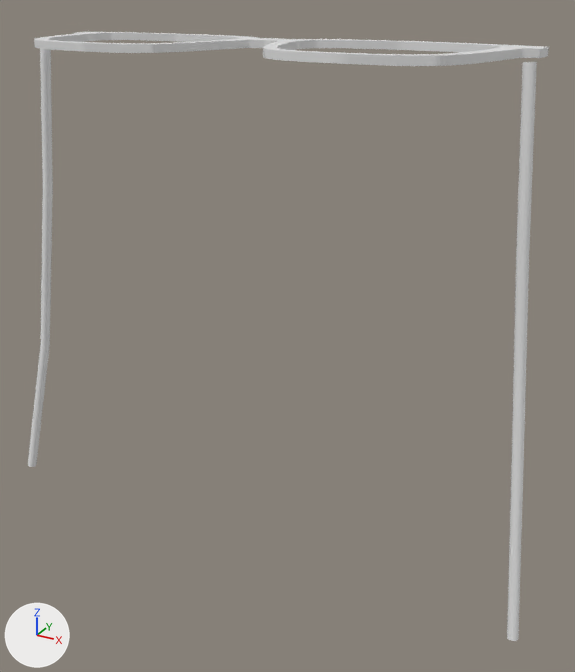
Two versions of the Blender file tools/frame-generator/output/modelo-001/armazon-frente-generado.blend, one commit apart.
The view is the same before and after, from a 50 mm camera at (0.111, -0.183, 0.014) aimed at (0.009, 0.003, -0.079). The axes (+X, +Y, +Z) are drawn at lower left. The lights are the same throughout. The older version comes first.

The first picture shows 'FrenteArmazon', 'PatillaDerecha', 'PatillaIzquierda'.
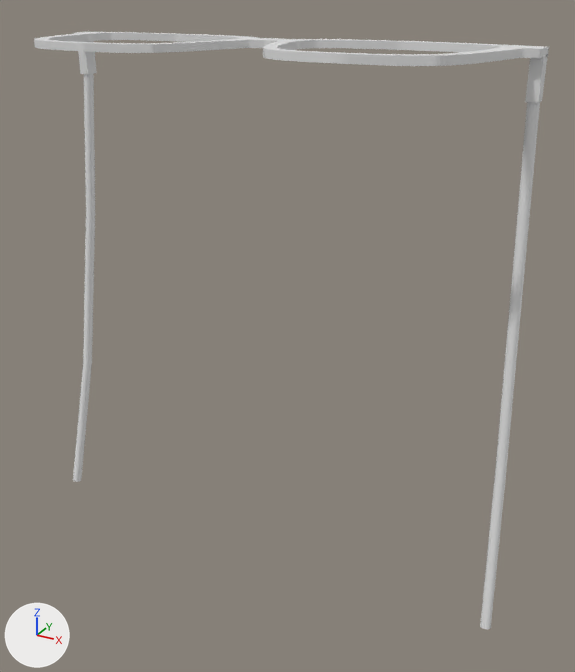
Boxes (x1, y1, x2, y2) around the edits, measured in the pictures (575 x 672 px):
```json
{"object": "PatillaDerecha", "change": "reshaped, moved", "before": [507, 62, 537, 641], "after": [480, 102, 540, 629], "on screen": "97% wider, 9% shorter"}
{"object": "FrenteArmazon", "change": "reshaped", "before": [34, 32, 549, 66], "after": [34, 32, 549, 103], "on screen": "106% taller"}
{"object": "PatillaIzquierda", "change": "reshaped, moved", "before": [28, 49, 53, 467], "after": [73, 74, 95, 482], "on screen": "12% narrower"}
{"part": 1, "of": "me_geometriafrente", "change": "added", "after": [78, 41, 97, 74]}
{"part": 2, "of": "me_geometriafrente", "change": "added", "after": [525, 54, 548, 103]}
```

Edits to the scene script, one JSON object a line:
```json
{"block": "me_geometriafrente", "where": "# used by ob_frentearmazon; location = (0.0, 0.0, 0.0)"}
{"op": "remove", "block": "me_geometriafrente", "code": "me_geometriafrente.from_pydata(...)  # 10356 vertices, 7771 faces; spans x -0.07..0.0699, y -0.0232..0.0233, z -0.001..0.001"}
{"op": "add", "block": "me_geometriafrente", "code": "me_geometriafrente.from_pydata(...)  # 10372 vertices, 7783 faces; spans x -0.07..0.0699, y -0.0232..0.0233, z -0.011..0.001"}
{"block": "me_geometriafrente", "change": "me_geometriafrente part 1: a new loose piece, a box spanning x -0.07..-0.067, y 0.0134..0.0174, z -0.011..-0.0005, in mat_materialarmazon (white #e7e7e7)"}
{"block": "me_geometriafrente", "change": "me_geometriafrente part 2: a new loose piece, a box spanning x 0.0669..0.0699, y 0.0134..0.0174, z -0.011..-0.0005, in mat_materialarmazon (white #e7e7e7)"}
{"block": "me_geometria_patillaizquierda", "where": "# used by ob_patillaizquierda; location = (-0.07, 0.0, -0.001)"}
{"op": "remove", "block": "me_geometria_patillaizquierda", "code": "me_geometria_patillaizquierda.from_pydata(...)  # 40 vertices, 30 faces; spans x -0.0175..0.0015, y -0.0155..0.0015, z -0.1423..0.0001"}
{"op": "add", "block": "me_geometria_patillaizquierda", "code": "me_geometria_patillaizquierda.from_pydata(...)  # 40 vertices, 30 faces; spans x -0.0095..0.0015, y -0.0194..0.0014, z -0.1423..0.0001"}
{"block": "me_geometria_patillaizquierda", "change": "me_geometria_patillaizquierda part 3: 40 of 40 vertices moved; they spanned x -0.0175..0.0015, y -0.0155..0.0015, z -0.1423..0.0001 and now span x -0.0095..0.0015, y -0.0194..0.0014, z -0.1423..0.0001; mean shift (0.0038, -0.002, 0.0)"}
{"block": "me_geometria_patilladerecha", "where": "# used by ob_patilladerecha; location = (0.0699, 0.0, -0.001)"}
{"op": "remove", "block": "me_geometria_patilladerecha", "code": "me_geometria_patilladerecha.from_pydata(...)  # 40 vertices, 30 faces; spans x -0.0015..0.0175, y -0.0155..0.0015, z -0.1423..0.0001"}
{"op": "add", "block": "me_geometria_patilladerecha", "code": "me_geometria_patilladerecha.from_pydata(...)  # 40 vertices, 30 faces; spans x -0.0015..0.0095, y -0.0194..0.0014, z -0.1423..0.0001"}
{"block": "me_geometria_patilladerecha", "change": "me_geometria_patilladerecha part 4: 40 of 40 vertices moved; they spanned x -0.0015..0.0175, y -0.0155..0.0015, z -0.1423..0.0001 and now span x -0.0015..0.0095, y -0.0194..0.0014, z -0.1423..0.0001; mean shift (-0.0037, -0.002, 0.0)"}
{"op": "set", "path": "ob_patillaizquierda.location", "old": "(-0.07, 0.0, -0.001)", "new": "(-0.0685, 0.0154, -0.011)"}
{"op": "set", "path": "ob_patilladerecha.location", "old": "(0.0699, 0.0, -0.001)", "new": "(0.0684, 0.0154, -0.011)"}
```
